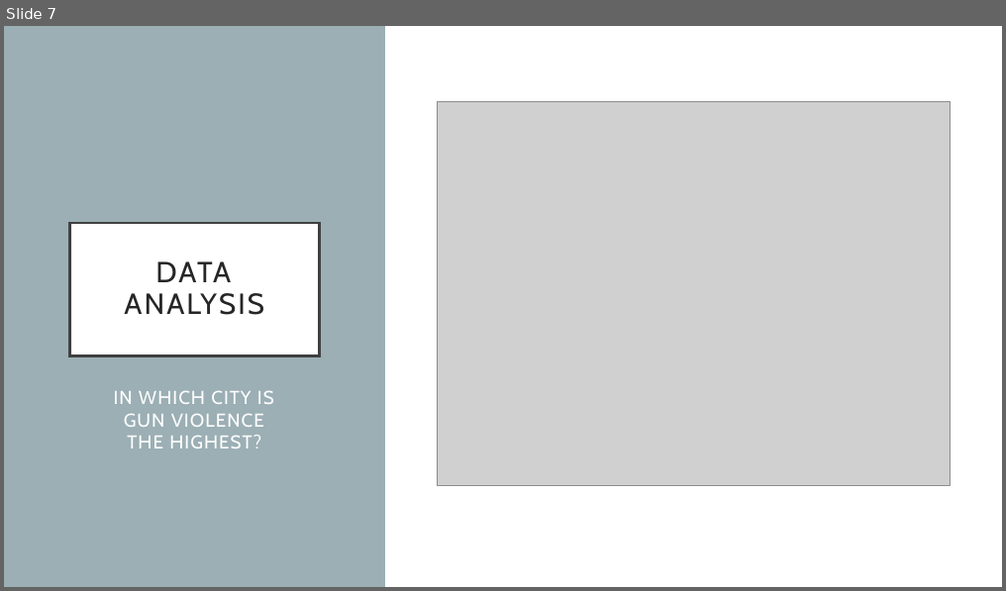
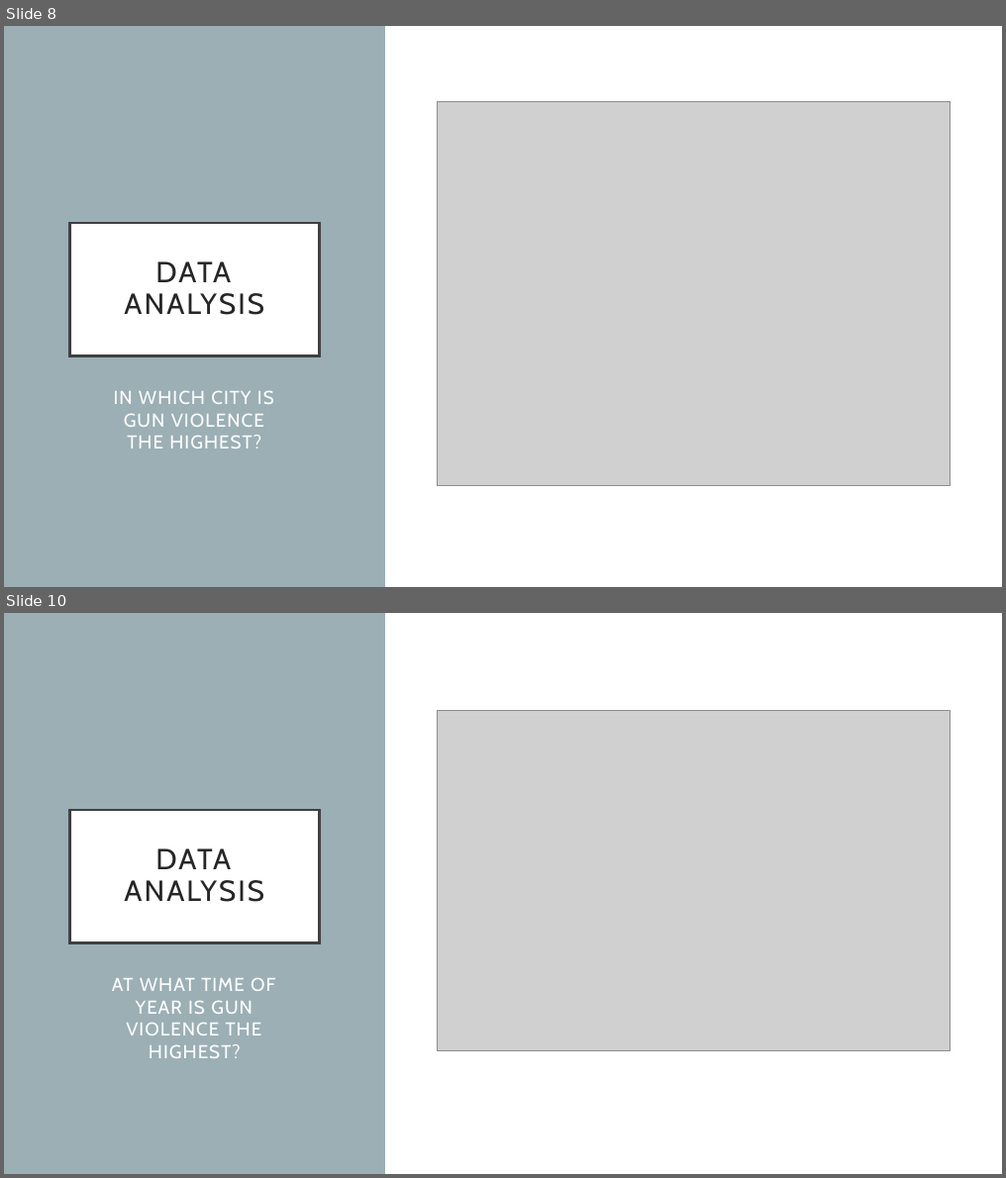
Before and after one commit to rezali/group-project, a slide deck: Gun Violence in USA.pptx. Shown one above the other, each under a label of ours: slide 7 before the commit, slides 8 and 10 after it; the slides between them are not shown. The pictures are 1006x591 and 1006x1178 pixels, drawn with LibreOffice and Linux fonts; fonts in the diff are those of the drawing; grey boxes stand for pictures. Boxes give left, top, right and bottom in pixels: in the first picture for what was removed or moved away, otherwise in the second. Text is boxed around its words. In the diff, an @@ line names an element or a change of style, - is before the commit and + after.

```diff
--- a/Gun Violence in USA.pptx
+++ b/Gun Violence in USA.pptx
@@ slide 10 added at <box>4,613,1002,1174</box>, background #FFFFFF; not listed: 1 template element that a slide beside it also shows @@
@@ rectangle added at <box>4,613,1002,1174</box>, fill #FFFFFF @@
@@ rectangle added at <box>4,613,385,1174</box>, fill #9BAFB5 @@
@@ picture added at <box>438,710,949,1052</box> @@
@@ title added at <box>70,810,319,943</box>, fill #FFFFFF, outline #404040 2.5 pt, 28 pt, text #262626 @@
+DATA ANALYSIS
@@ text added at <box>112,977,275,1059</box>, 18 pt, text #FFFFFF @@
+AT WHAT TIME OF YEAR IS GUN VIOLENCE THE HIGHEST?
@@ what was slide 7 is now slide 8 @@
```
Also in this commit, not shown: 5 slides changed, 4 other slides added, 1 slide removed.
